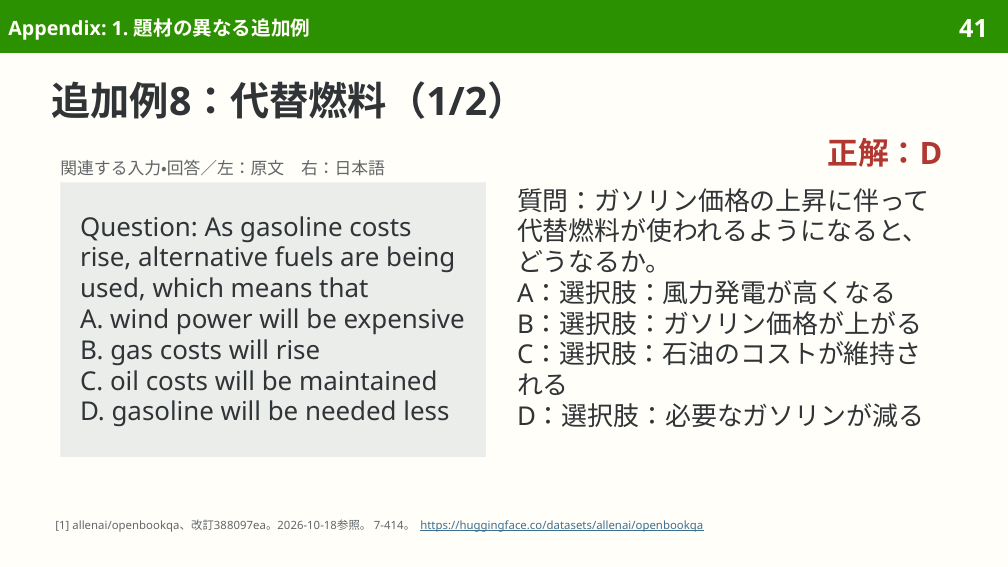
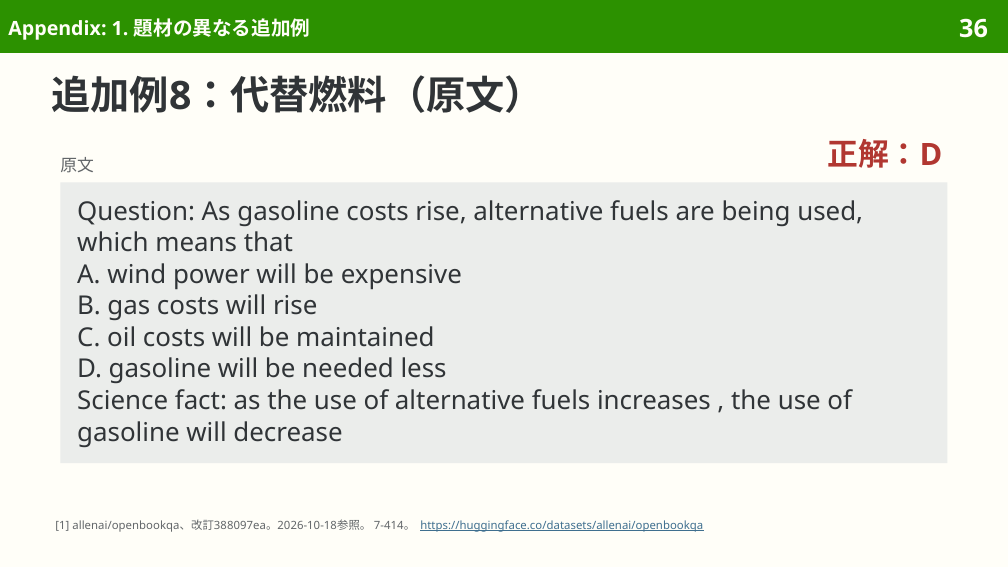
Before and after one commit to sasakiy84/datasets-in-10-minutes, a slide deck: slide 36 of slides/datasets-in-10-minutes-openbookqa.pptx (slide 41 before the commit). Drawn at 1008x567 pixels with LibreOffice and Linux fonts; fonts in the diff are those of the drawing. Boxes give left, top, right and bottom in pixels: in the first picture for what was removed or moved away, otherwise in the second. Text is boxed around its words. In the diff, an @@ line names an element or a change of style, - is before the commit and + after.

```diff
--- a/slides/datasets-in-10-minutes-openbookqa.pptx
+++ b/slides/datasets-in-10-minutes-openbookqa.pptx
@@ page number at (959, 18, 988, 38): text changed @@
-41
+36
@@ title at (52, 75, 544, 113): text changed @@
-追加例8：代替燃料（1/2）
+追加例8：代替燃料（原文）
@@ text removed at (60, 160, 385, 176) @@
-関連する入力・回答／左：原文 右：日本語
@@ text added at (60, 157, 94, 173), 12 pt, text #626669 @@
+原文
@@ rectangle "Question: As gasoline costs rise, ...": place and size @@
-rectangle "Question: As gasoline costs rise, ..." at (60, 182, 486, 457)
+rectangle "Question: As gasoline costs rise, ..." at (60, 182, 948, 464)
@@ rectangle "Question: As gasoline costs rise, ..." at (60, 182, 948, 464): vertical alignment middle to top @@
@@ text in rectangle at (77, 200, 863, 383): line spacing 22pt to 22.6pt @@
@@ text removed at (517, 188, 930, 427) @@
-質問：ガソリン価格の上昇に伴って代替燃料が使われるようになると、どうなるか。
-A：選択肢：風力発電が高くなる
-B：選択肢：ガソリン価格が上がる
-C：選択肢：石油のコストが維持される
-D：選択肢：必要なガソリンが減る
@@ text in rectangle at (77, 389, 852, 447): paragraph added @@
+Science fact: as the use of alternative fuels increases , the use of gasoline will decrease
```
Also in this commit, not shown: 12 other slides changed, 5 slides removed, 9 other files.
